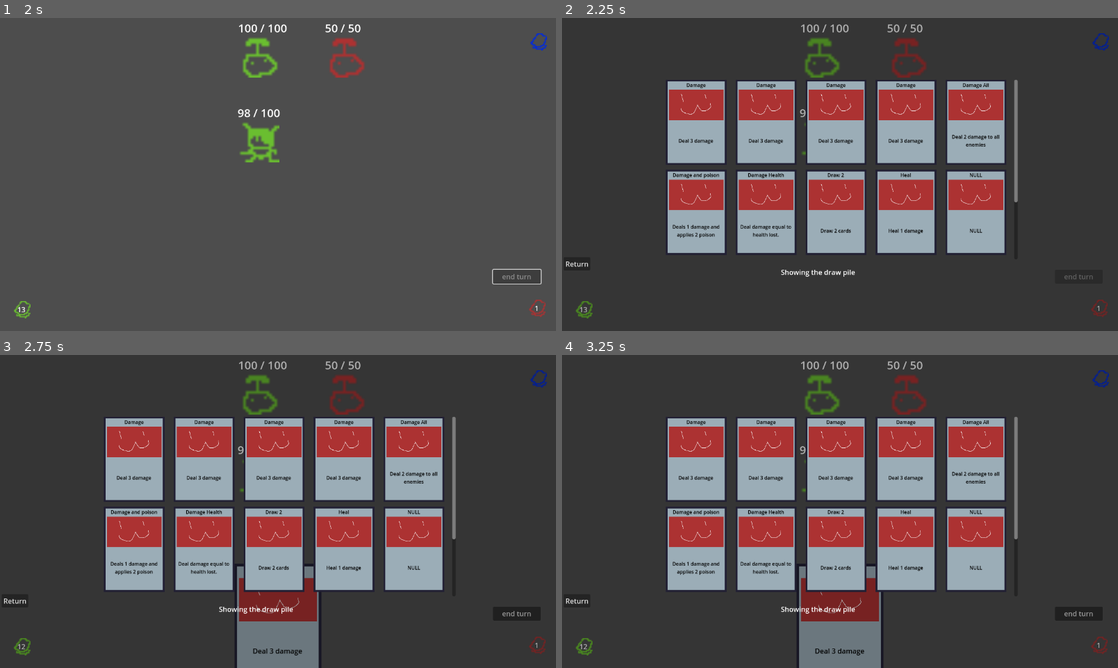
Above: before the commit, frames 1-4 (two rows, left to right).
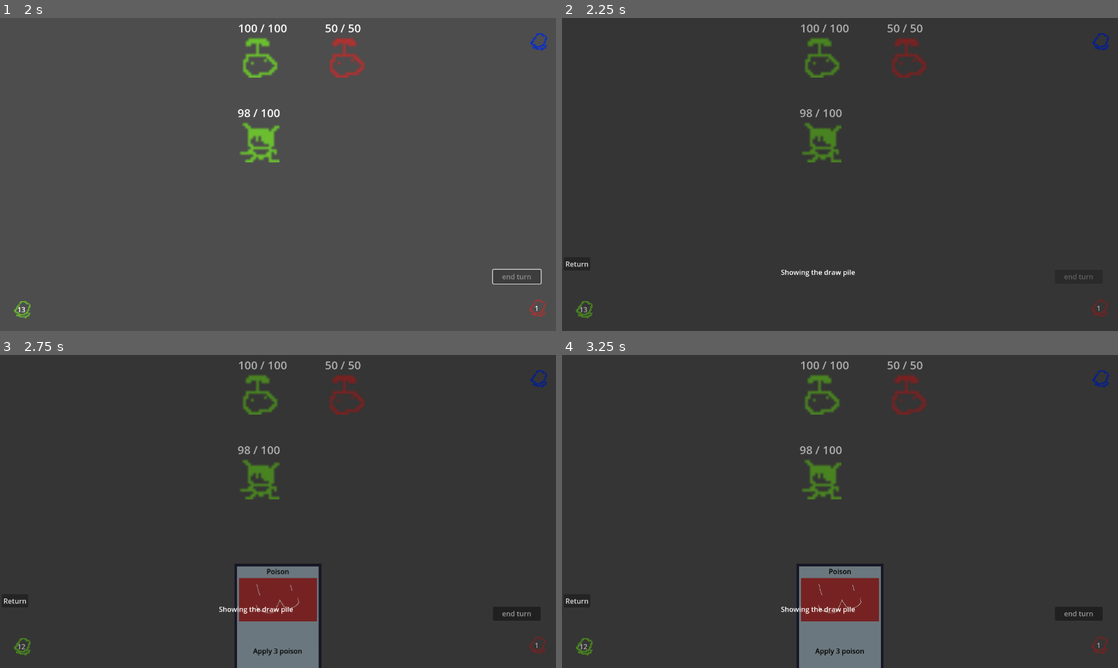
Above: after the commit, the same moments.

Repository: Saplings-Projects/1M_sub
Game: Godot game, scene res://#Scenes/TestingScene.tscn
Two runs of this game, one before a commit and one after it. Both use one fixed random seed, a clock stepped at 60 frames per second and the inputs below.
Inputs (mouse positions are in pixels of both pictures, inside the frame that each line leads up to):
- Up to frame 1 (2 s): click (278, 287) at 0.5 s; click "end turn" at 1.25 s
- Up to frame 2 (2.25 s): click "13" at 2 s
- Up to frame 3 (2.75 s): no input
- Up to frame 4 (3.25 s): click "12" at 2.75 s

Frame 1 is identical in both runs. In frame 2, 27% of the frame differs, in the area x 19-82%, y 19-76%; in frame 3, 27%, in the area x 19-82%, y 19-96%; in frame 4, 27%.

Commit message:
amendment for the last commit

Diff:
--- a/UI/CardScrollUI.gd
+++ b/UI/CardScrollUI.gd
@@ -2,9 +2,9 @@
 
 var card_scene: PackedScene = preload("res://Cards/Card.tscn")
 
-var discard_pile: Array[CardBase] = CardManager.card_container.discard_pile
-var draw_pile: Array[CardBase]    = CardManager.card_container.draw_pile
-var deck_pile: Array[CardBase]   = CardManager.card_container.default_deck
+var discard_pile: Array[CardBase]
+var draw_pile: Array[CardBase]
+var deck_pile: Array[CardBase]
 var cards_to_display: Array[CardBase] = []
 var card_worlds: Array[CardWorld] = []
 var cardworld: CardWorld = null
